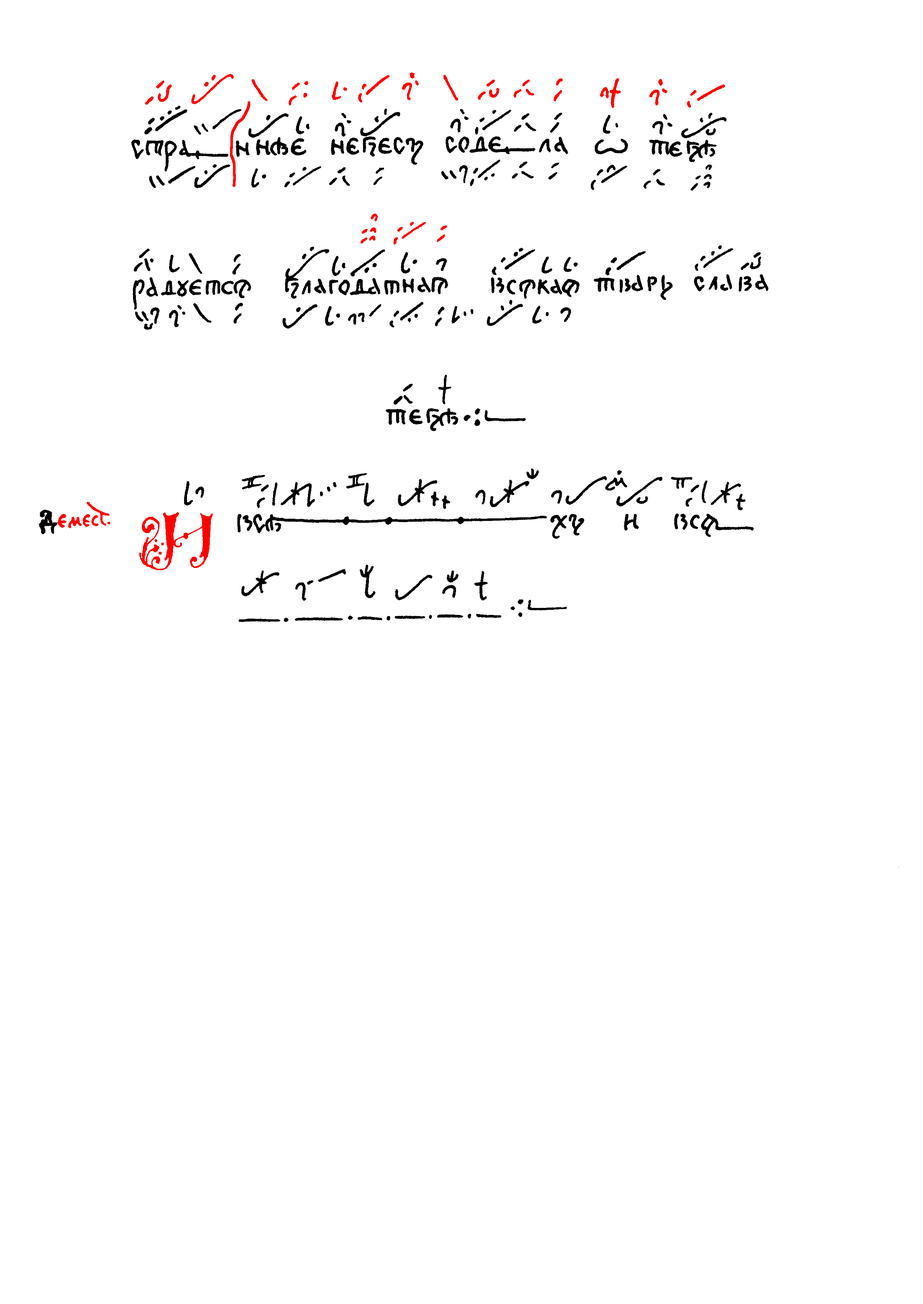
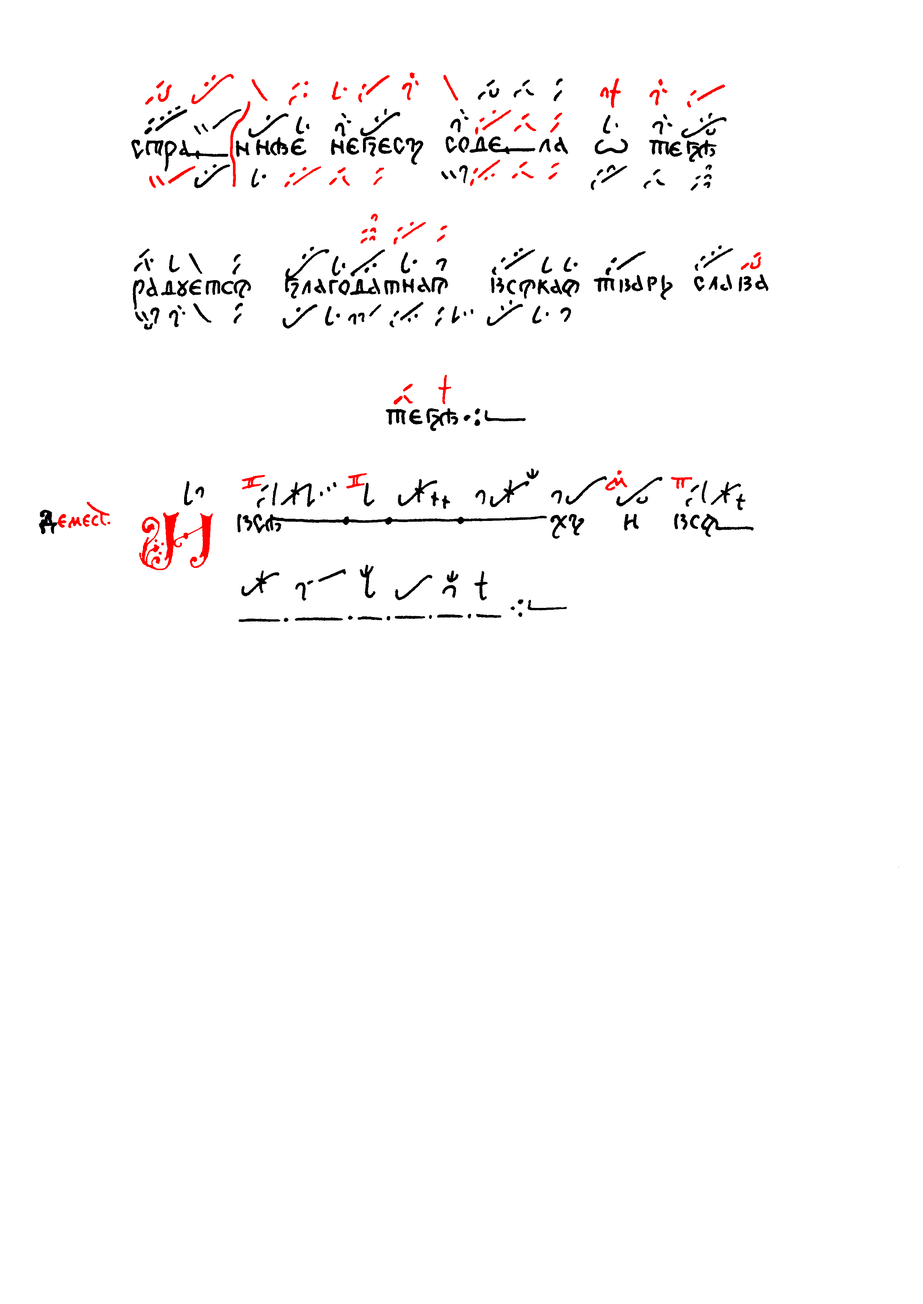
Before/after of a 923×1304 layered artwork. What changed in the layer stack:
painted on "Червила" over bbox(241, 78, 761, 492)
painted on "Чернила" over bbox(149, 78, 761, 492)
